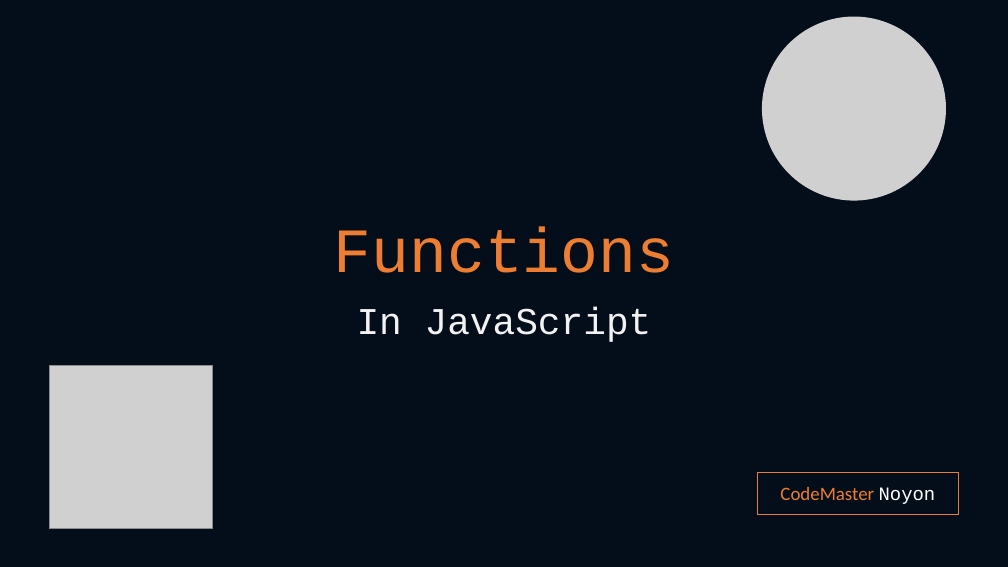
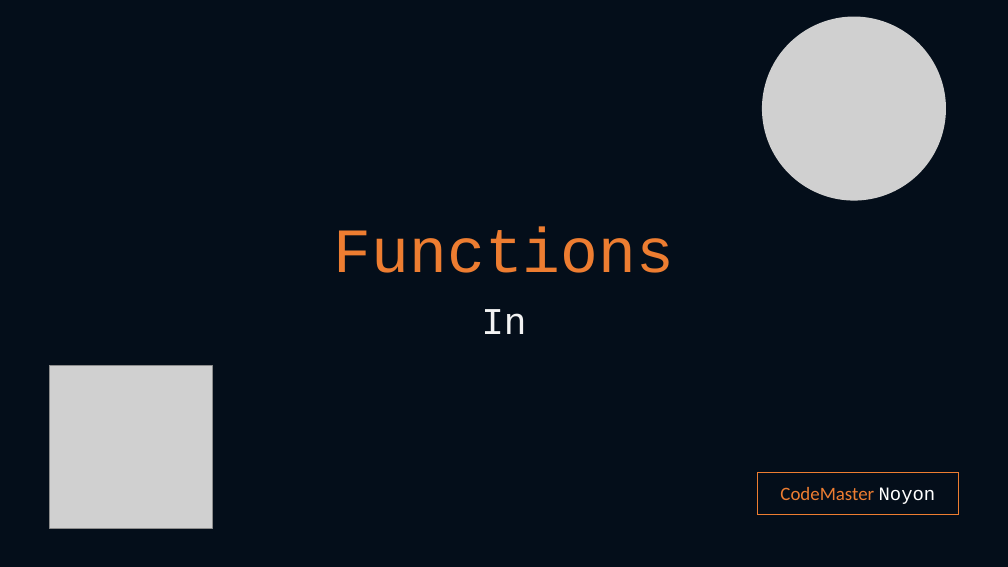
Before and after one commit to noyon674/JavaScript-Content, a slide deck: slide 1 of function.pptx. Drawn at 1008x567 pixels with LibreOffice and Linux fonts; fonts in the diff are those of the drawing; grey boxes stand for pictures. Boxes give left, top, right and bottom in pixels: in the first picture for what was removed or moved away, otherwise in the second. Text is boxed around its words. In the diff, an @@ line names an element or a change of style, - is before the commit and + after.

Commit message:
add

```diff
--- a/function.pptx
+++ b/function.pptx
@@ subtitle at box(481, 309, 526, 334): text changed @@
-In JavaScript
+In
```
